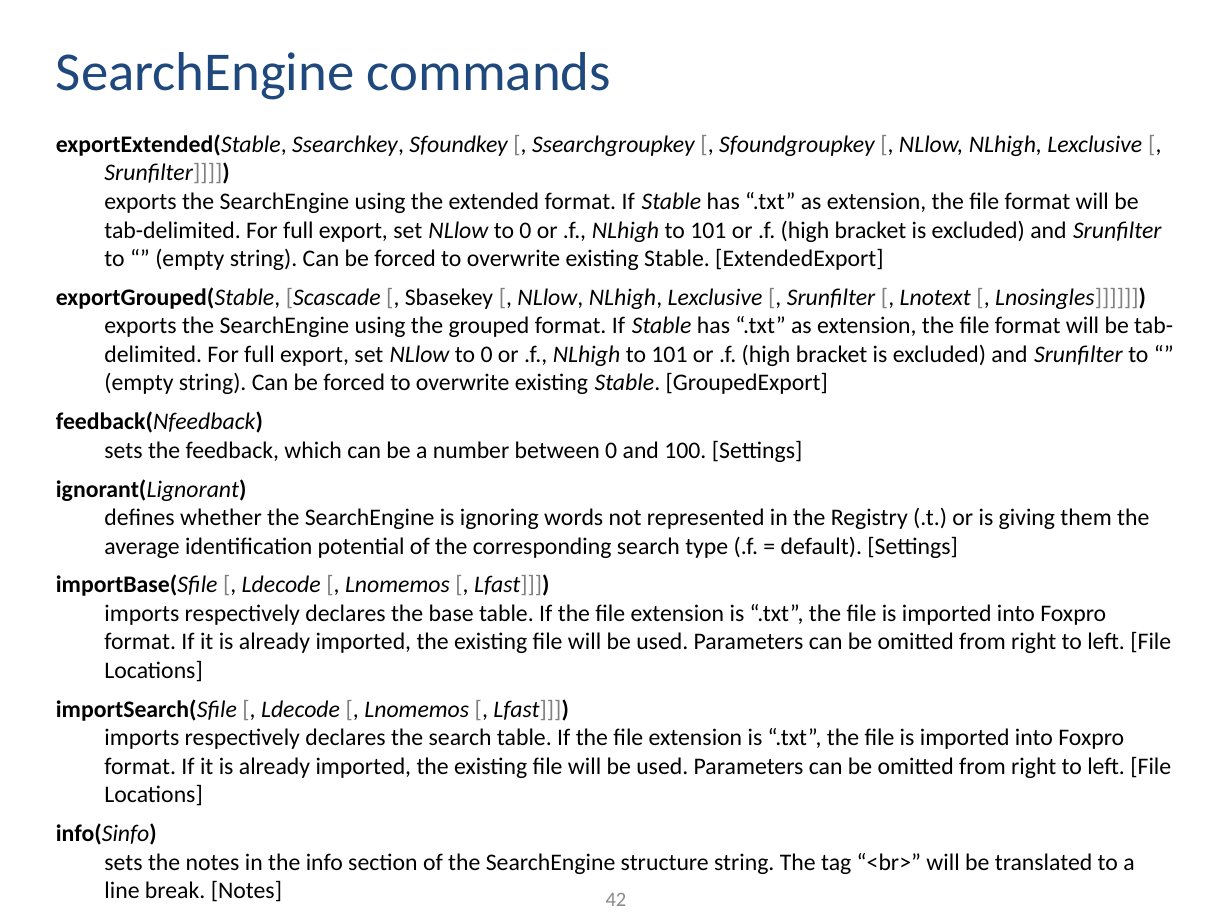
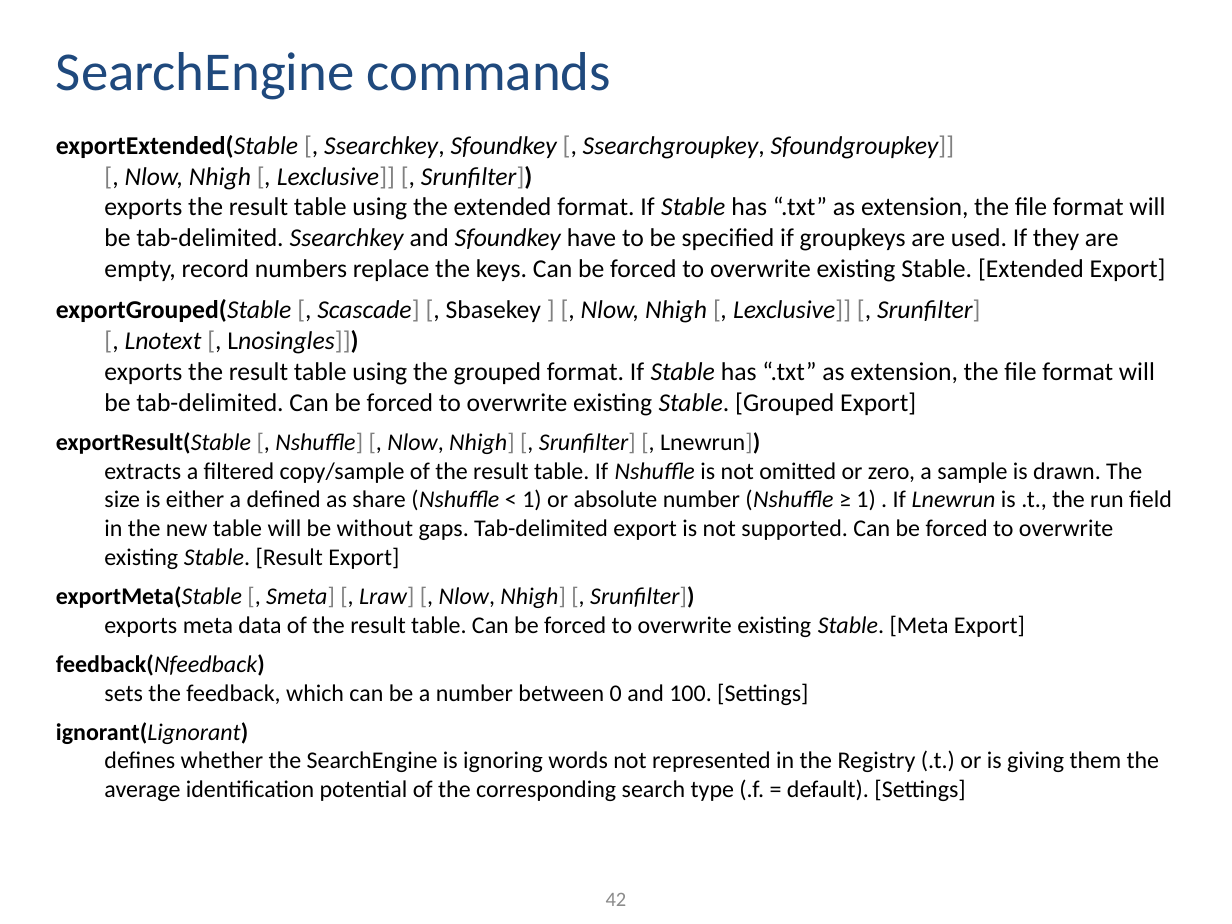
Before and after one commit to ThorstenDoherr/searchengine, a slide deck: slide 42 of doc/Manual.pptx. Drawn at 1232x924 pixels with LibreOffice and Linux fonts; fonts in the diff are those of the drawing. Boxes give left, top, right and bottom in pixels: in the first picture for what was removed or moved away, otherwise in the second. Text is boxed around its words. In the diff, an @@ line names an element or a change of style, - is before the commit and + after.

```diff
--- a/doc/Manual.pptx
+++ b/doc/Manual.pptx
@@ text at (x1=56, y1=135, x2=1172, y2=637): text changed; size 13.9 to 15 pt @@
-exportExtended(Stable, Ssearchkey, Sfoundkey [, Ssearchgroupkey [, Sfoundgroupkey [, NLlow, NLhigh, Lexclusive [, Srunfilter]]]])
-exports the SearchEngine using the extended format. If Stable has “.txt” as extension, the file format will be tab-delimited. For full export, set NLlow to 0 or .f., NLhigh to 101 or .f. (high bracket is excluded) and Srunfilter to “” (empty string). Can be forced to overwrite existing Stable. [ExtendedExport]
-exportGrouped(Stable, [Scascade [, Sbasekey [, NLlow, NLhigh, Lexclusive [, Srunfilter [, Lnotext [, Lnosingles]]]]]])
-exports the SearchEngine using the grouped format. If Stable has “.txt” as extension, the file format will be tab-delimited. For full export, set NLlow to 0 or .f., NLhigh to 101 or .f. (high bracket is excluded) and Srunfilter to “” (empty string). Can be forced to overwrite existing Stable. [GroupedExport]
+exportExtended(Stable [, Ssearchkey, Sfoundkey [, Ssearchgroupkey, Sfoundgroupkey]]
+[, Nlow, Nhigh [, Lexclusive]] [, Srunfilter])
+exports the result table using the extended format. If Stable has “.txt” as extension, the file format will be tab-delimited. Ssearchkey and Sfoundkey have to be specified if groupkeys are used. If they are empty, record numbers replace the keys. Can be forced to overwrite existing Stable. [Extended Export]
+exportGrouped(Stable [, Scascade] [, Sbasekey ] [, Nlow, Nhigh [, Lexclusive]] [, Srunfilter]
+[, Lnotext [, Lnosingles]])
+exports the result table using the grouped format. If Stable has “.txt” as extension, the file format will be tab-delimited. Can be forced to overwrite existing Stable. [Grouped Export]
+exportResult(Stable [, Nshuffle] [, Nlow, Nhigh] [, Srunfilter] [, Lnewrun])
+extracts a filtered copy/sample of the result table. If Nshuffle is not omitted or zero, a sample is drawn. The size is either a defined as share (Nshuffle < 1) or absolute number (Nshuffle ≥ 1) . If Lnewrun is .t., the run field in the new table will be without gaps. Tab-delimited export is not supported. Can be forced to overwrite existing Stable. [Result Export]
+exportMeta(Stable [, Smeta] [, Lraw] [, Nlow, Nhigh] [, Srunfilter])
+exports meta data of the result table. Can be forced to overwrite existing Stable. [Meta Export]
@@ text at (x1=56, y1=574, x2=1171, y2=845): paragraphs removed @@
-importBase(Sfile [, Ldecode [, Lnomemos [, Lfast]]])
-imports respectively declares the base table. If the file extension is “.txt”, the file is imported into Foxpro format. If it is already imported, the existing file will be used. Parameters can be omitted from right to left. [File Locations]
-importSearch(Sfile [, Ldecode [, Lnomemos [, Lfast]]])
-imports respectively declares the search table. If the file extension is “.txt”, the file is imported into Foxpro format. If it is already imported, the existing file will be used. Parameters can be omitted from right to left. [File Locations]
-info(Sinfo)
-sets the notes in the info section of the SearchEngine structure string. The tag “<br>” will be translated to a line break. [Notes]
@@ text at (x1=56, y1=654, x2=1160, y2=801): size 13.9 to 14 pt in "feedback(Nfeedback) sets the feedback, which can be ...", "ignorant(Lignorant) defines whether the SearchEngine is igno ..." @@
```
Also in this commit, not shown: 39 other slides changed, 1 slide added, 3 other files.
